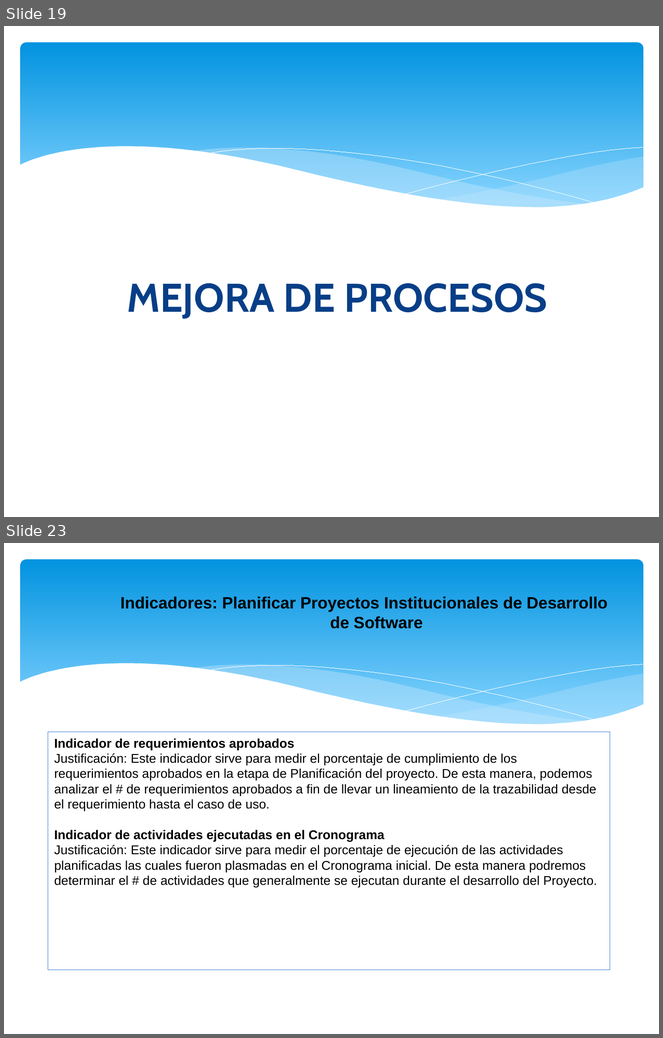
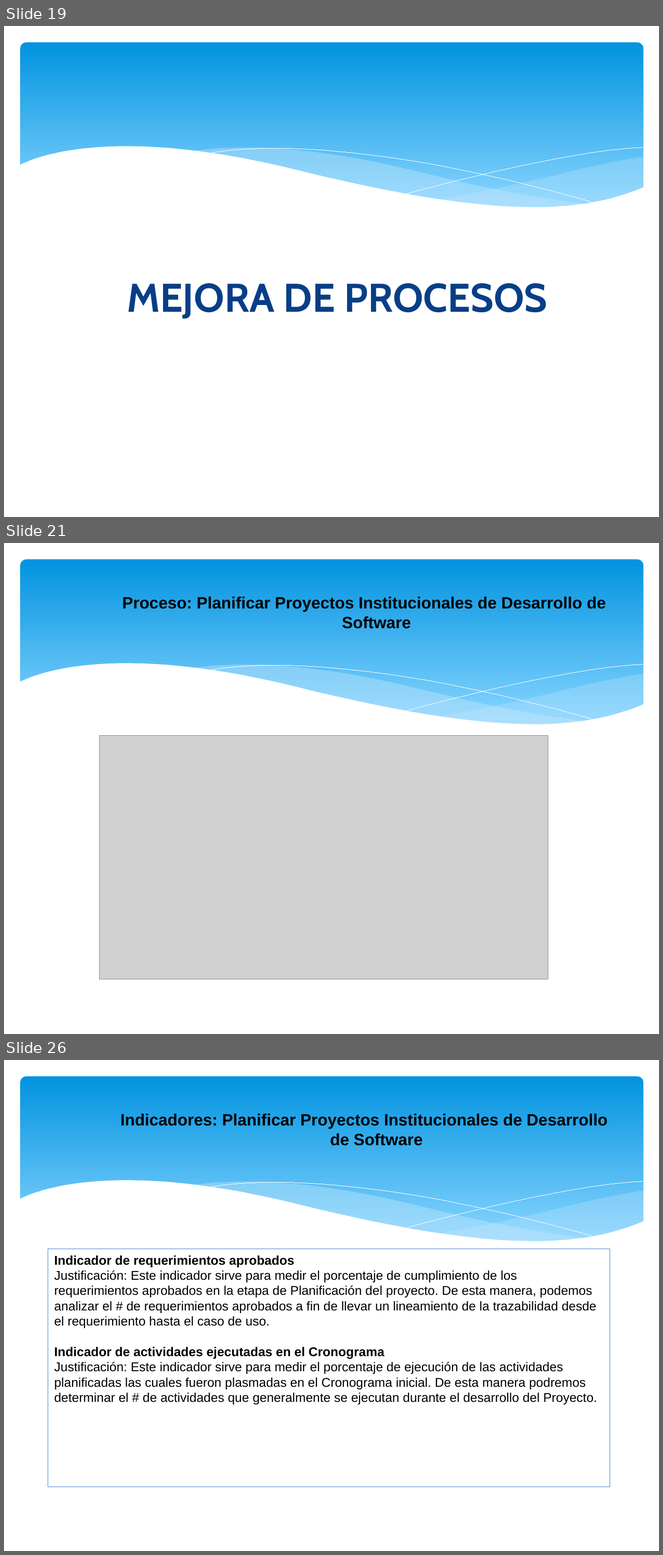
Before and after one commit to orlysemperfi/cmmi-sw-inei, a slide deck: PPT ENTREGABLE2 CMMI.pptx. Shown one above the other, each under a label of ours: slides 19 and 23 before the commit, slides 19, 21 and 26 after it; the slides between them are not shown. The pictures are 663x1038 and 663x1555 pixels, drawn with LibreOffice and Linux fonts; fonts in the diff are those of the drawing; grey boxes stand for pictures. Boxes give left, top, right and bottom in pixels: in the first picture for what was removed or moved away, otherwise in the second. Text is boxed around its words. In the diff, an @@ line names an element or a change of style, - is before the commit and + after.

```diff
--- a/PPT ENTREGABLE2 CMMI.pptx
+++ b/PPT ENTREGABLE2 CMMI.pptx
@@ slide 21 added at [4, 543, 659, 1034], background #FFFFFF; not listed: 6 template elements that a slide beside it also shows @@
@@ text added at [122, 597, 606, 629], 18 pt, text #000000, bold @@
+    Proceso: Planificar Proyectos Institucionales de Desarrollo de Software
@@ picture added at [100, 735, 548, 979] @@
@@ what was slide 23 is now slide 26 @@
```
Also in this commit, not shown: 9 slides changed, 4 other slides added, 1 slide removed.
